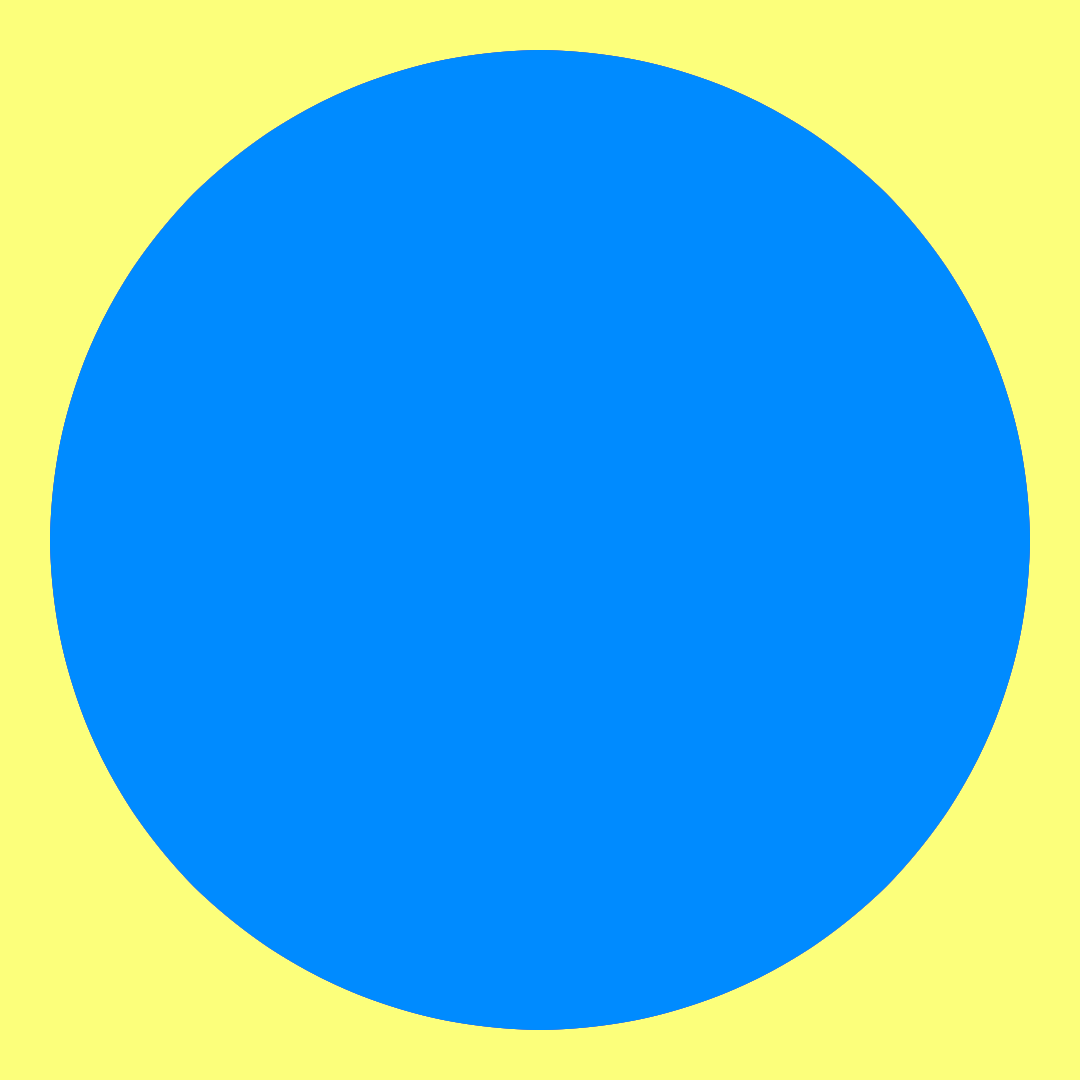
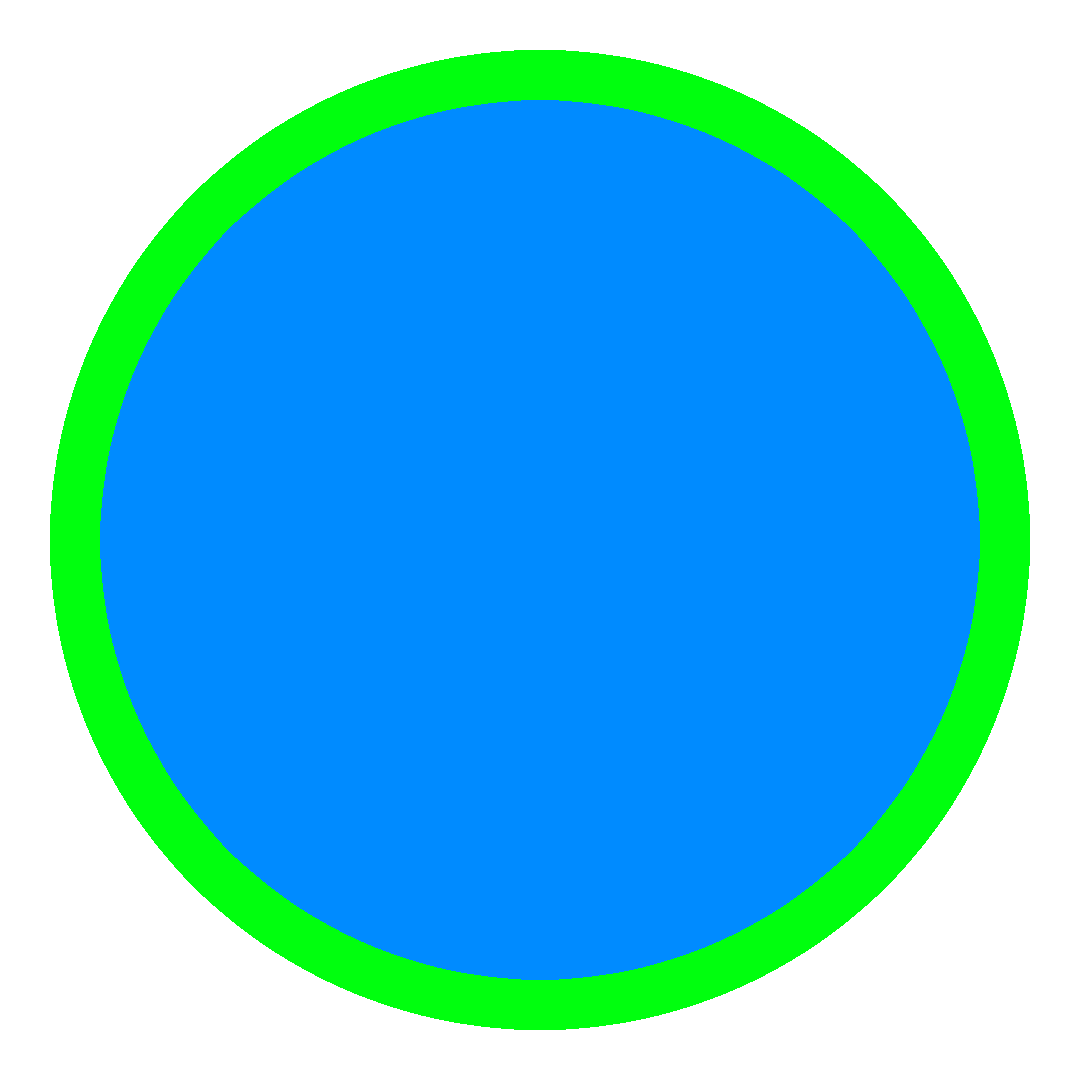
The second (1080, 1080) image is a revision of the first. Changes to its layers:
added layer "capa" above "Capa #1" over <box>50,50,1030,1030</box>
hid "Capa" over <box>50,50,1030,1030</box>
hid "Fondo" over <box>0,0,1080,1080</box>
